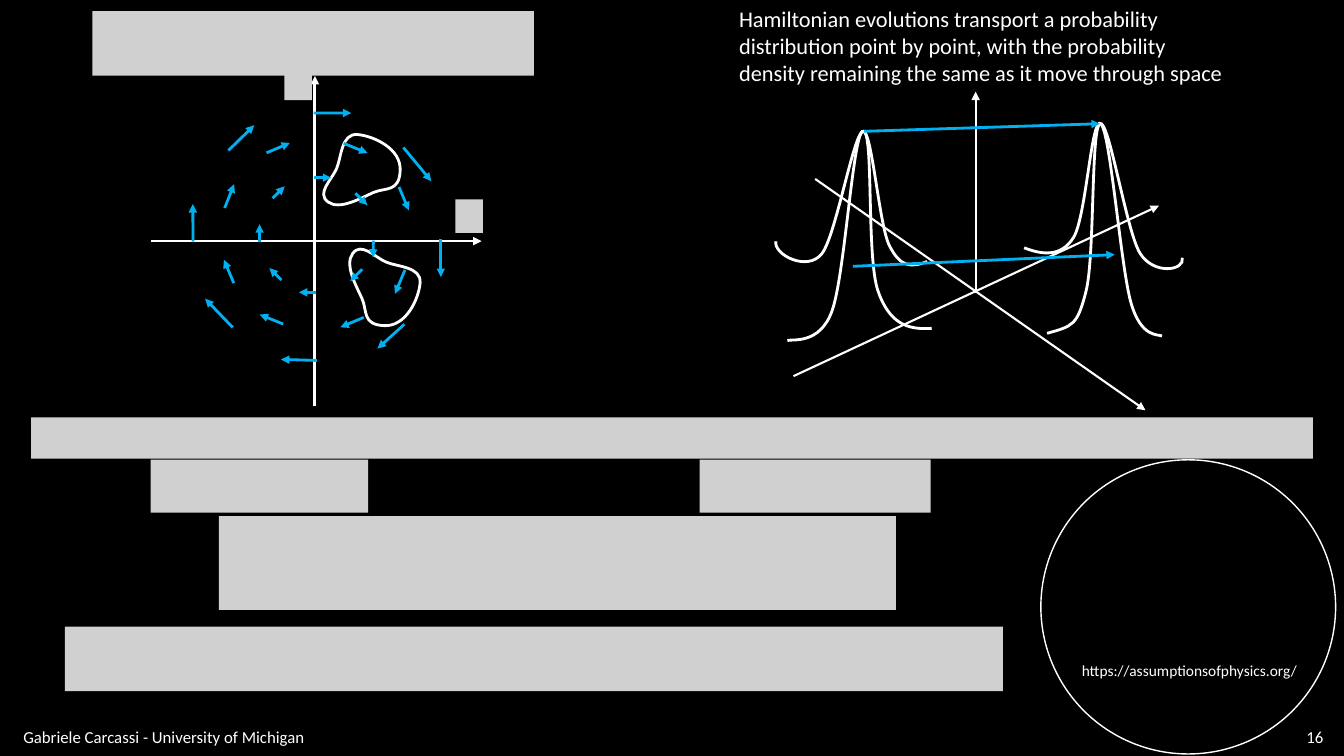
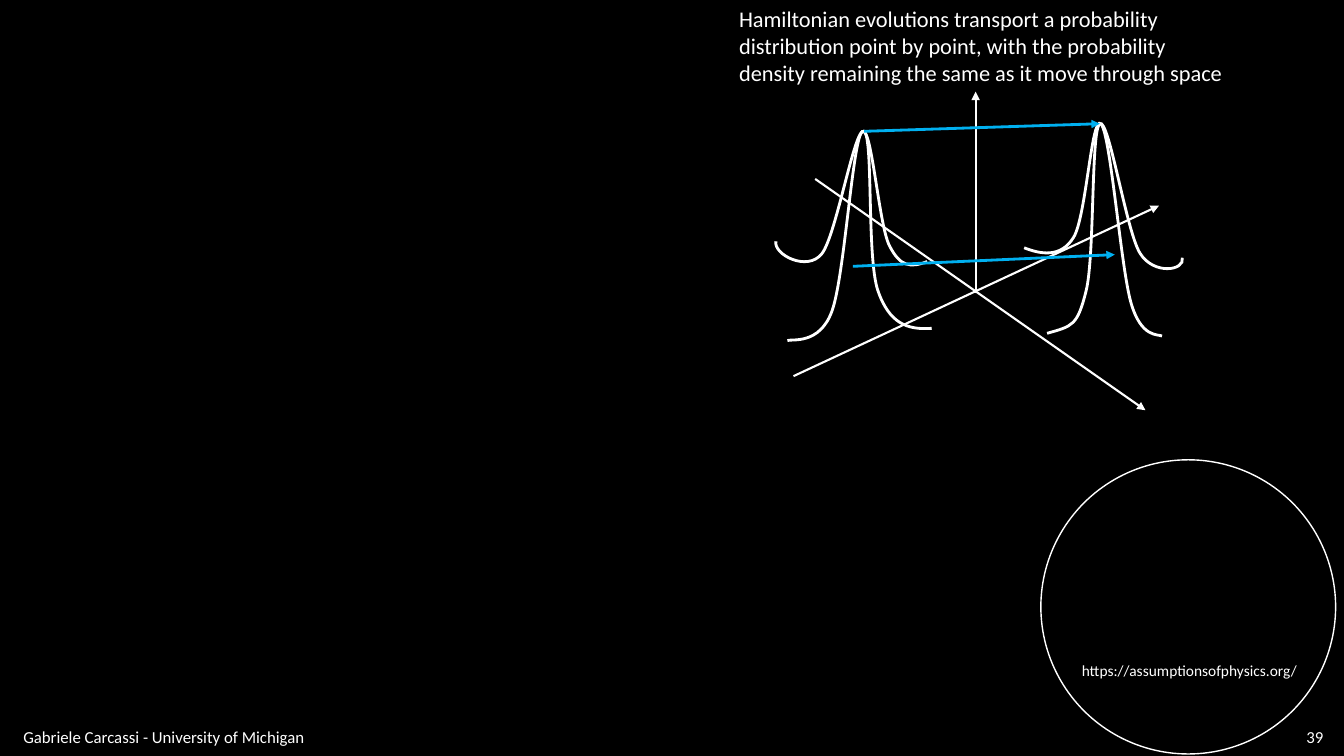
Before and after one commit to assumptionsofphysics/slides, a slide deck: slide 39 of BookCompanions-v2/RP-Class-3.pptx (slide 16 before the commit). Drawn at 1344x756 pixels with LibreOffice and Linux fonts; fonts in the diff are those of the drawing; grey boxes stand for pictures; background and template pictures are left out. Boxes give left, top, right and bottom in pixels: in the first picture for what was removed or moved away, otherwise in the second. Text is boxed around its words. In the diff, an @@ line names an element or a change of style, - is before the commit and + after.

```diff
--- a/BookCompanions-v2/RP-Class-3.pptx
+++ b/BookCompanions-v2/RP-Class-3.pptx
@@ picture removed at box(93, 11, 534, 76) @@
@@ group removed at box(151, 67, 483, 406): 26 arrows, 2 freeform shapes, 2 pictures @@
@@ picture removed at box(31, 417, 1314, 459) @@
@@ picture removed at box(151, 460, 369, 513) @@
@@ picture removed at box(700, 460, 931, 513) @@
@@ picture removed at box(219, 516, 896, 610) @@
@@ picture removed at box(65, 627, 1003, 692) @@
@@ page number at box(1306, 732, 1323, 743): text changed @@
-16
+39
```
Also in this commit, not shown: 15 other slides changed, 18 slides added, 2 slides removed.
